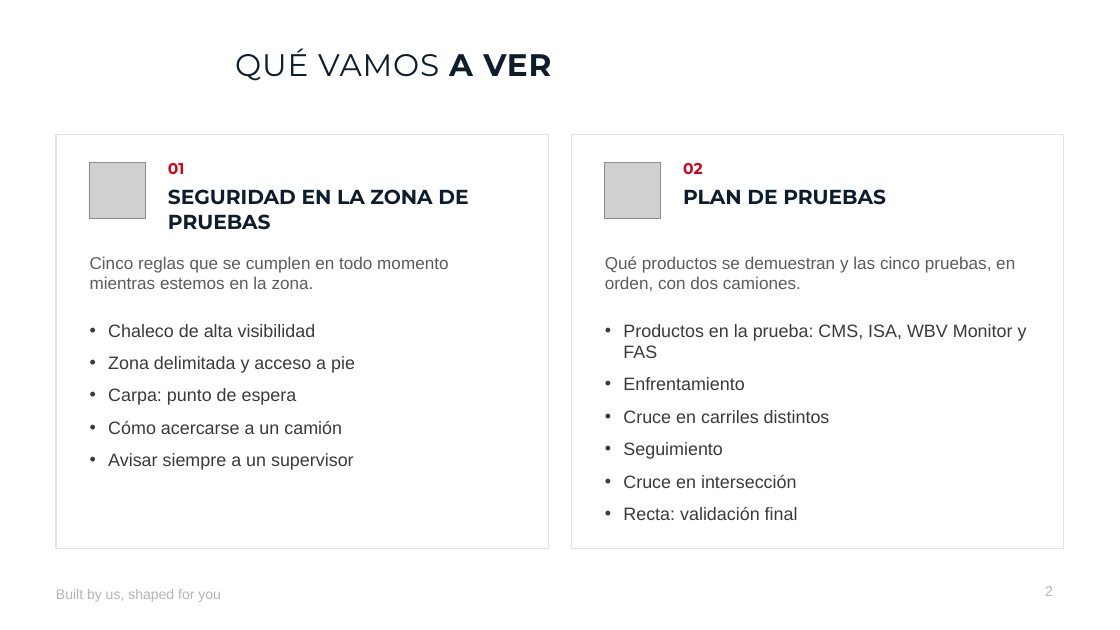
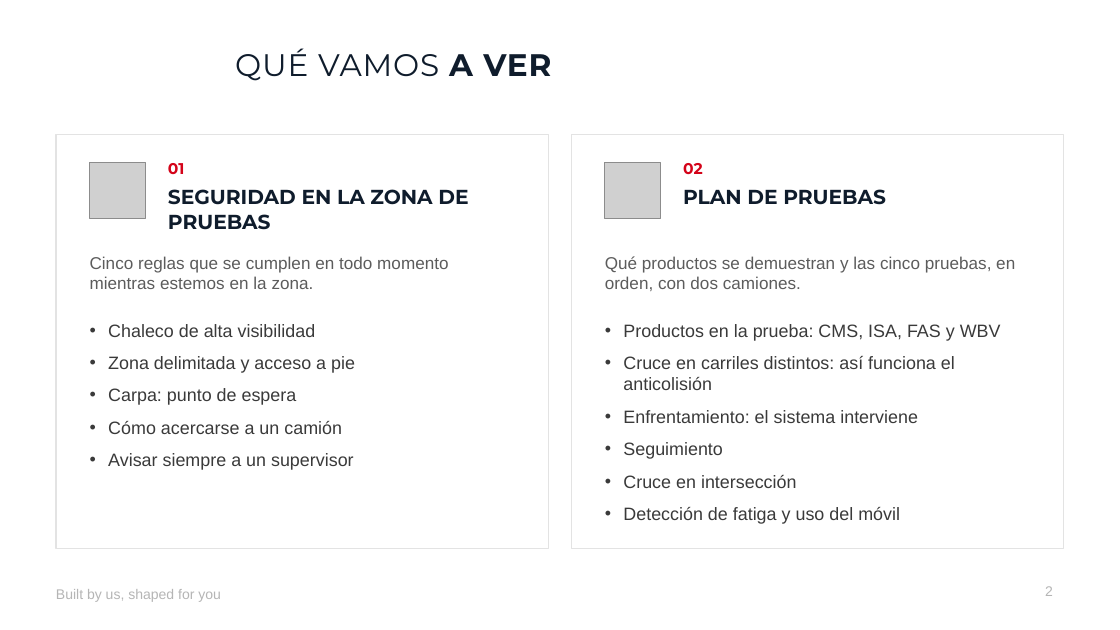
Before and after one commit to jgarciam4678/MITREPO, a slide deck: slide 2 of entregables/Pruebas_Madrid_TORSA.pptx. Drawn at 1120x630 pixels with LibreOffice and Linux fonts; fonts in the diff are those of the drawing; grey boxes stand for pictures; background and template pictures are left out. Boxes give left, top, right and bottom in pixels: in the first picture for what was removed or moved away, otherwise in the second. Text is boxed around its words. In the diff, an @@ line names an element or a change of style, - is before the commit and + after.

```diff
--- a/entregables/Pruebas_Madrid_TORSA.pptx
+++ b/entregables/Pruebas_Madrid_TORSA.pptx
@@ text at box(623, 324, 1001, 423): text changed @@
-• Productos en la prueba: CMS, ISA, WBV Monitor y FAS
-• Enfrentamiento
-• Cruce en carriles distintos
+• Productos en la prueba: CMS, ISA, FAS y WBV
+• Cruce en carriles distintos: así funciona el anticolisión
+• Enfrentamiento: el sistema interviene
@@ text at box(623, 507, 900, 524): text changed @@
-• Recta: validación final
+• Detección de fatiga y uso del móvil
```
Also in this commit, not shown: 12 other slides changed, 2 slides added, 2 slides removed, 1 other file.
